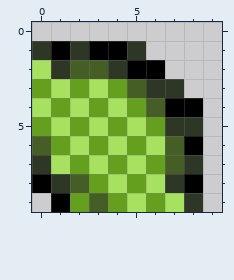
File history of a pixel-art sprite, assets/seg_dl.png. Above is the file before it was changed.
The file is 10x10 pixels.
The result:
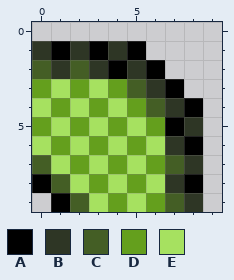
Palette (. is transparent): A #000000  B #2e3625  C #445e25  D #649f1d  E #a6e160
Diff:
Changed rows in their new state; - is an unchanged pixel.
first column x 0:
 1 ----BA--
 2 C--BAB--
 3 -------A
 4 -------B
 5 -------A
 6 E------B
 7 C-------
 8 -CE-----
 9 --CE---C
Changed places in both pictures, as pixel boxes (x1, y1, x2, y2):
changed: (32, 41, 184, 212)
